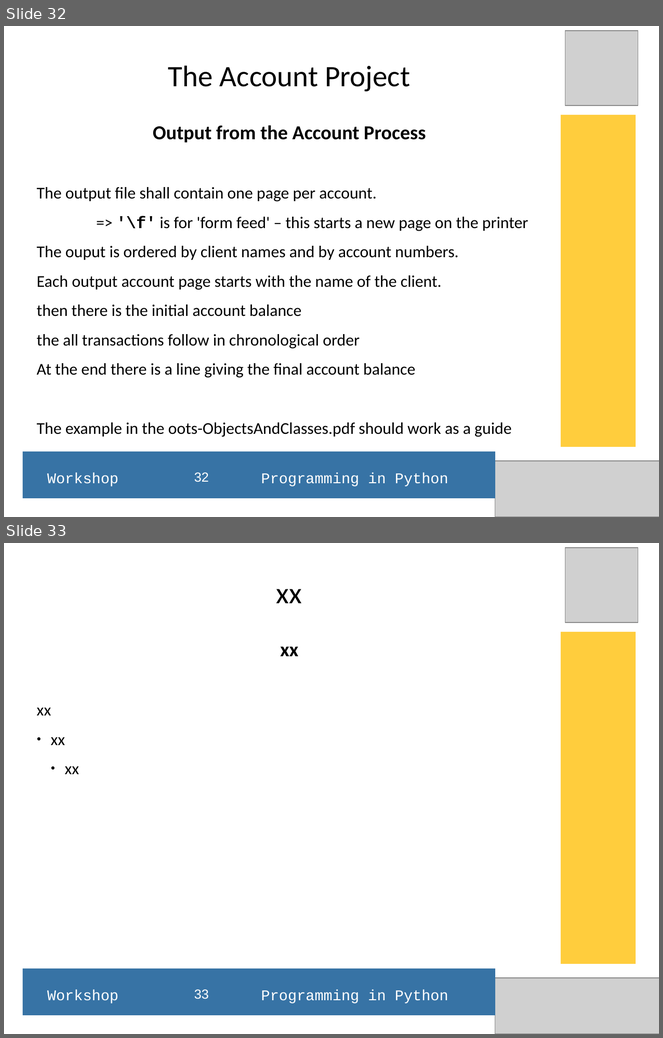
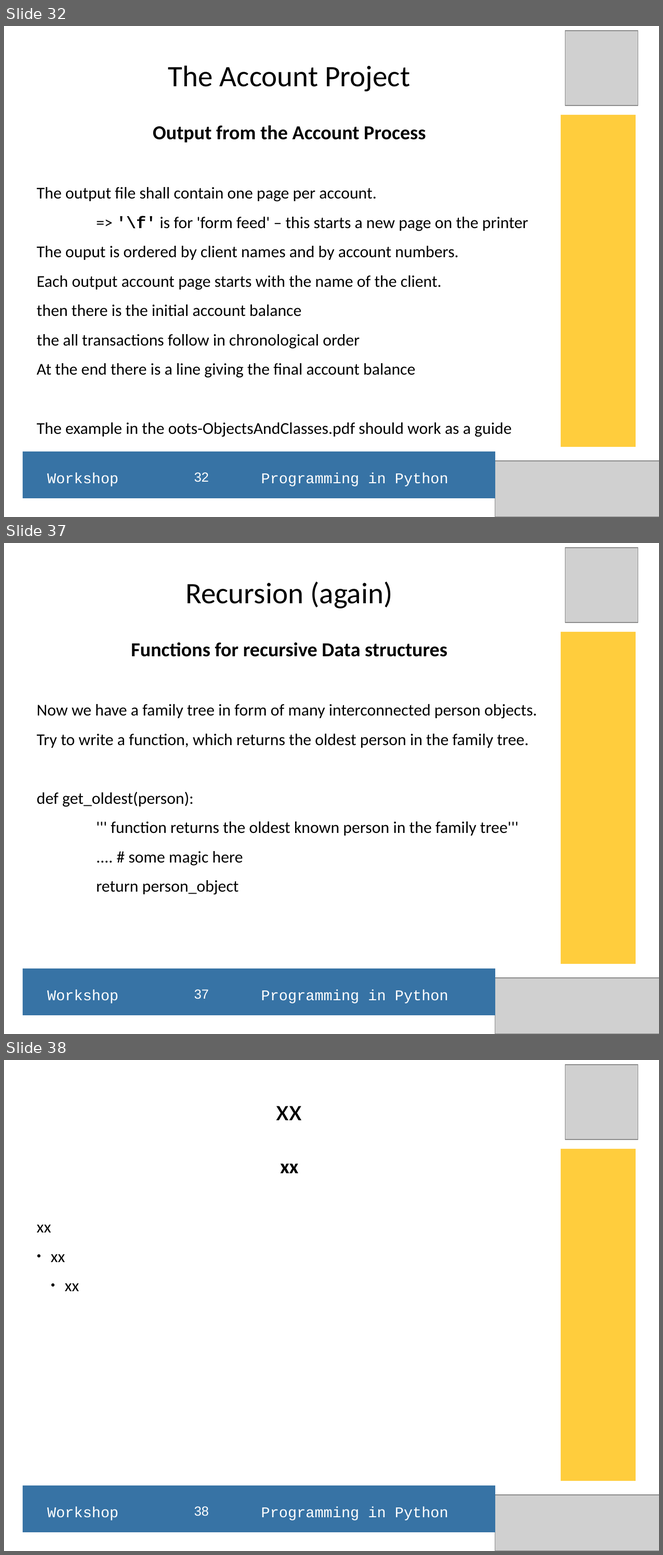
Before and after one commit to hans-boden/pyws-fablab-lisbon, a slide deck: resources/python_ws_2016Q1.odp. Shown one above the other, each under a label of ours: slides 32 and 33 before the commit, slides 32, 37 and 38 after it; the slides between them are not shown. The pictures are 663x1038 and 663x1555 pixels, drawn with LibreOffice and Linux fonts; fonts in the diff are those of the drawing; grey boxes stand for pictures. Boxes give left, top, right and bottom in pixels: in the first picture for what was removed or moved away, otherwise in the second. Text is boxed around its words. In the diff, an @@ line names an element or a change of style, - is before the commit and + after.

```diff
--- a/resources/python_ws_2016Q1.odp
+++ b/resources/python_ws_2016Q1.odp
@@ slide 37 added at (4, 543, 659, 1034), background #FFFFFF @@
@@ picture added at (566, 548, 638, 623) @@
@@ title added at (185, 581, 392, 609), 36 pt, text #000000 @@
+Recursion (again)
@@ rectangle added at (561, 632, 636, 965), fill #FFCD3D @@
@@ subtitle added at (37, 642, 537, 895), 20 pt, text #000000 @@
+Functions for recursive Data structures
+Now we have a family tree in form of many interconnected person objects.
+Try to write a function, which returns the oldest person in the family tree.
+def get_oldest(person):
+''' function returns the oldest known person in the family tree'''
+.... # some magic here
+return person_object
@@ rectangle added at (22, 969, 495, 1016), fill #3773A5 @@
@@ picture added at (496, 978, 659, 1034) @@
@@ text added at (47, 990, 449, 1004), 18 pt, text #FFFFFF @@
+Workshop Programming in Python
@@ page number added at (194, 990, 209, 1000), 16 pt, text #FFFFFF @@
+37
@@ what was slide 33 is now slide 38 @@
@@ page number at (194, 1507, 209, 1517): text changed @@
-33
+38
```
Also in this commit, not shown: 5 other slides added, 12 other files.
